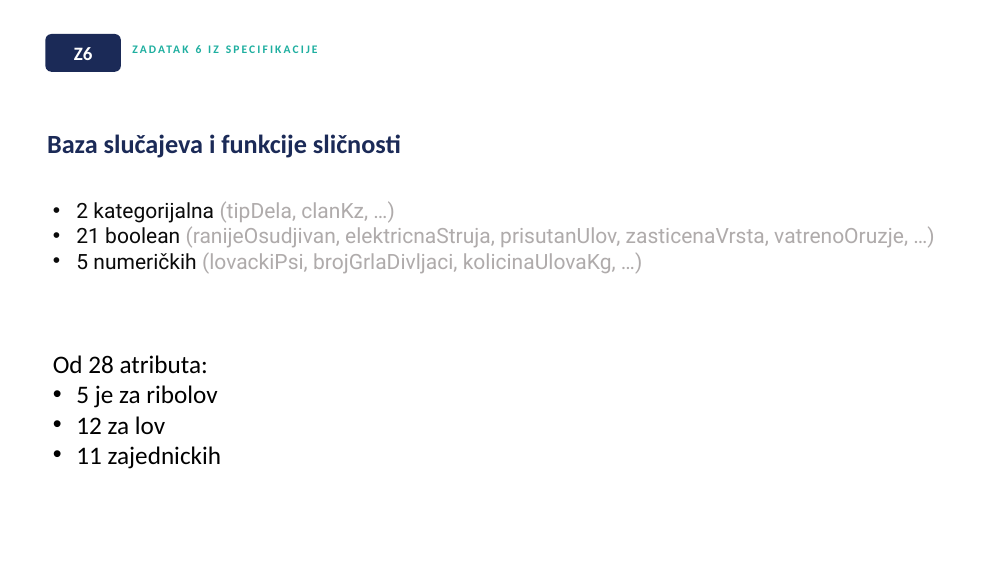
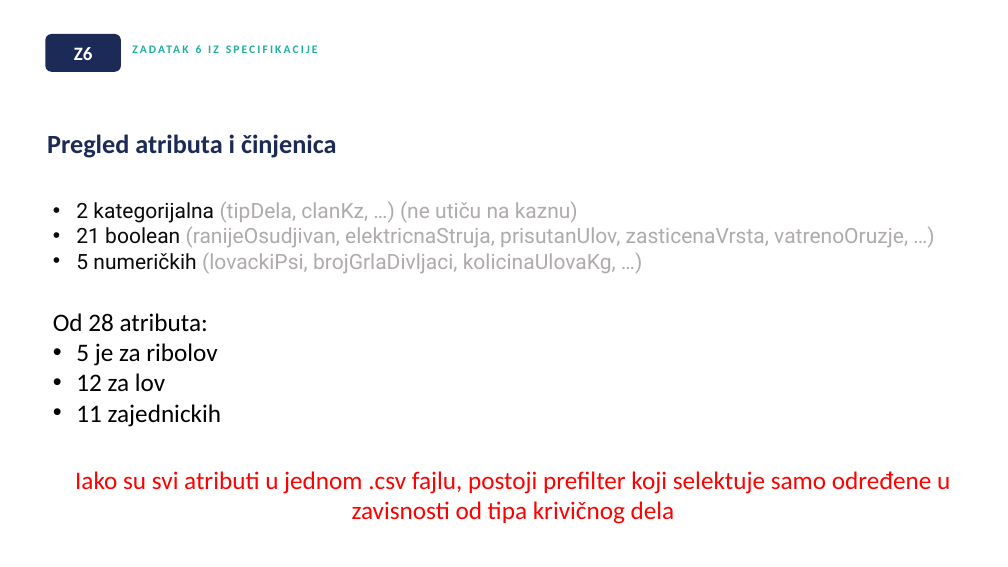
Before and after one commit to acaynwa/PravnaInformatika, a slide deck: slide 19 of prezentacija/Prezentacija.pptx. Drawn at 1008x567 pixels with LibreOffice and Linux fonts; fonts in the diff are those of the drawing. Boxes give left, top, right and bottom in pixels: in the first picture for what was removed or moved away, otherwise in the second. Text is boxed around its words. In the diff, an @@ line names an element or a change of style, - is before the commit and + after.

```diff
--- a/prezentacija/Prezentacija.pptx
+++ b/prezentacija/Prezentacija.pptx
@@ text at (47,134,337,158): text changed @@
-Baza slučajeva i funkcije sličnosti
+Pregled atributa i činjenica
@@ text at (76,201,578,223): text changed @@
-• 2 kategorijalna (tipDela, clanKz, …)
+• 2 kategorijalna (tipDela, clanKz, …) (ne utiču na kaznu)
@@ text "Od 28 atributa:": place and size @@
-text "Od 28 atributa:" at (53,355,221,469)
+text "Od 28 atributa:" at (53,313,221,427)
@@ text added at (75,471,950,524), 24 pt, text #FF0000 @@
+Iako su svi atributi u jednom .csv fajlu, postoji prefilter koji selektuje samo određene u zavisnosti od tipa krivičnog dela
```
Also in this commit, not shown: 2 other slides changed, 2 slides added.
